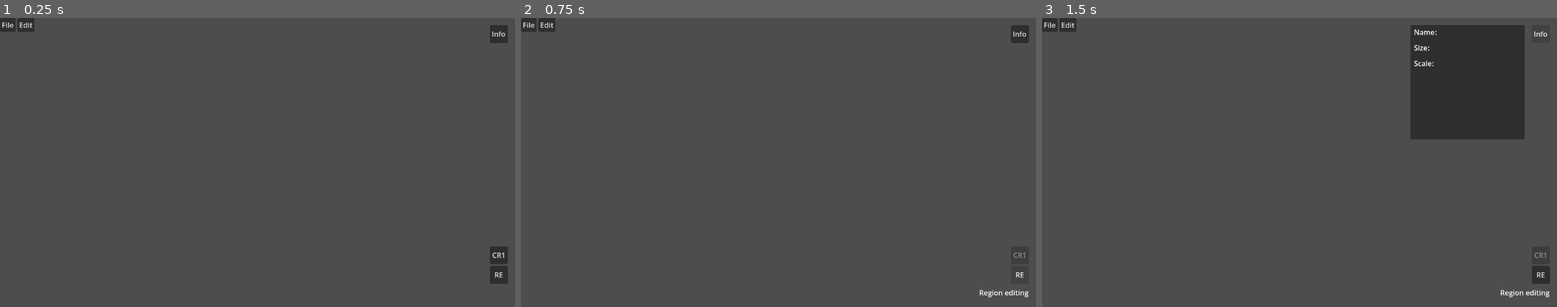
Above: before the commit, frames 1-3 (left to right).
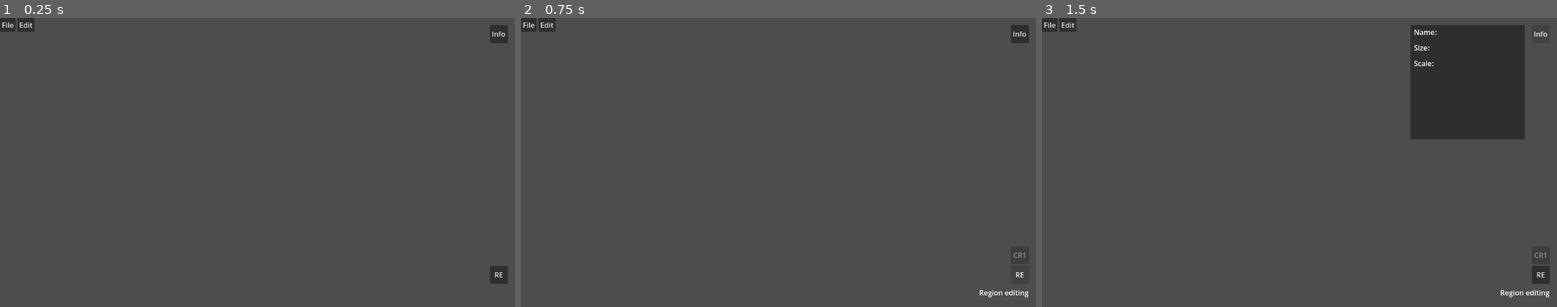
Above: after the commit, the same moments.

Repository: Vulpan/MapEngineS
Game: Godot game, scene res://scene/main.tscn
Same seed, same stepped clock (60 frames per second), same inputs: the game is played once before the commit and once after it.
Inputs:
- Up to frame 1 (0.25 s): no input
- Up to frame 2 (0.75 s): click "RE" at 0.5 s
- Up to frame 3 (1.5 s): click "Info" at 1.25 s

The runs differ from the first frame. In frame 1, 0.2% of the frame differs, in the area x 95-99%, y 79-86%; in frame 2, nothing differs; in frame 3, nothing differs.

Commit message:
map display fix

Diff:
--- a/scene/ui/create_new_region_container.gd
+++ b/scene/ui/create_new_region_container.gd
@@ -56,7 +56,12 @@
 
 	var reg_name = name_input_data_box.get_content()
 	var level = amd_level_input_number_data_box.get_content()
-	print(player.selected_cell_ids)
+
+	#TODO podzielic na regiony de jure i de facto
+	#for cell_id in player.selected_cell_ids:
+		#var cell = map.map_data.get_cell(cell_id)
+		#cell.
+
 	map.create_region_for_selected_cell(
 		player.selected_cell_ids,
 		reg_name,
--- a/scripts/data/map_data.gd
+++ b/scripts/data/map_data.gd
@@ -299,14 +299,17 @@
 	var reg_off: PackedInt32Array = d.get("reg_off", PackedInt32Array())
 	var reg_meta: Array = d.get("reg_meta", [])
 	for i in range(reg_ids.size()):
+		# Guard'y: zapisy ze starszych wersji mogą nie mieć tablic poziomów
+		# ani kolorów — bez tego reg_red[i] itd. wyrzuca "Out of bounds"
+		# i CAŁE regiony znikają przy wczytaniu.
 		var r := RegionData.new(
 			reg_ids[i],
 			reg_names[i],
-			reg_levels[i],
-			reg_parents[i],
-			reg_red[i],
-			reg_green[i],
-			reg_blue[i]
+			reg_levels[i] if i < reg_levels.size() else -1,
+			reg_parents[i] if i < reg_parents.size() else -1,
+			reg_red[i] if i < reg_red.size() else 0.0,
+			reg_green[i] if i < reg_green.size() else 0.0,
+			reg_blue[i] if i < reg_blue.size() else 0.0
 		)
 		var rs := reg_off[i]
 		var re := reg_off[i + 1]
--- a/scripts/map/map.gd
+++ b/scripts/map/map.gd
@@ -35,6 +35,14 @@
 ## (komórki lądowe bez regionu lub z regionu innego poziomu są ukrywane;
 ## woda pozostaje widoczna jako tło mapy).
 @export var visible_admin_level := 0
+## Automatyczne łatanie "szczelin" lądu — fragmentów maski lądu, do których
+## nie dociera żadna komórka lądowa (cienkie cyple/przesmyki bez site'u lądu).
+## Bez tego takie miejsca renderują się jak woda, nie da się ich kliknąć
+## ani przypisać do regionu (wcięcia w trybie administracyjnym).
+@export var patch_land_slivers := true
+## Minimalne pole (px²) szczeliny lądu, która jest łataną (mniejsze są
+## niewidoczne i pomijane).
+@export var land_sliver_min_area := 150.0
 
 @export var point_radius := 3.0
 @export var remove_radius := 20.0
@@ -143,6 +151,8 @@
 
 	_generate_initial_cells(initial_points_count)
 	rebuild_geometry_from_map_data()
+	if patch_land_slivers:
+		_patch_land_slivers()
 	update_layers()
 	queue_redraw()
 
@@ -499,6 +509,240 @@
 	chunk_render_layer.rebuild_all()
 	_queue_water_redraw()
 	update_layers()
+
+
+func _point_in_any_land_polygon(p: Vector2) -> bool:
+	for lp in land_mask_processor.land_polygons:
+		if lp.size() >= 3 and Geometry2D.is_point_in_polygon(p, lp):
+			return true
+	return false
+
+
+## Łata "szczeliny" lądu: fragmenty maski lądu niepokryte przez ŻADNĄ komórkę
+## lądową (cienkie cyple/przesmyki, w które nie trafił żaden site lądu — site
+## wodny "wygrywa" Voronoi). Takie miejsca renderują się jak woda, nie da się
+## ich kliknąć ani przypisać do regionu — w trybie administracyjnym robią
+## charakterystyczne wcięcia w granicach regionów.
+## Detekcja: sampling maski lądu (co land_sliver_stride px) i sprawdzenie,
+## czy punkt pokrywa poligon którejś komórki LĄDOWEJ; dla niepokrytych
+## punktów dodajemy site'y lądu i przebudowujemy geometrię.
+## Zwraca liczbę dodanych komórek.
+func _patch_land_slivers(max_passes: int = 3) -> int:
+	if not use_land_mask or land_mask_processor == null:
+		return 0
+	var total := 0
+	var failed: Array[Vector2] = []
+	const STRIDE := 16.0
+	const MIN_SPACING := 12.0
+	const MAX_TOTAL := 200
+	const G := 64.0
+
+	for _pass in range(max_passes):
+		if total >= MAX_TOTAL:
+			push_warning("Land sliver patch: osiągnięto limit %d nowych komórek" % MAX_TOTAL)
+			break
+
+		# Indeks bbox poligonów komórek lądu (pokrycie sprawdzamy tylko wobec nich).
+		var grid := {}
+		for cell_id in map_data.cells.keys():
+			var cell: CellData = map_data.cells[cell_id]
+			if cell.domain != CellData.DOMAIN_LAND or cell.polygon.size() < 3:
+				continue
+			var r := Rect2(cell.polygon[0], Vector2())
+			for v in cell.polygon:
+				r = r.expand(v)
+			for gy in range(int(r.position.y / G), int(r.end.y / G) + 1):
+				for gx in range(int(r.position.x / G), int(r.end.x / G) + 1):
+					var k := Vector2i(gx, gy)
+					if not grid.has(k):
+						grid[k] = []
+					grid[k].append(cell_id)
+
+		# Sampling: punkty lądu, których nie pokrywa żadna komórka lądu.
+		# Weryfikacja wobec POLIGONÓW maski (nie tylko bitmapy sample_domain —
+		# na subpikselowych granicach bitmapa i poligon mogą się rozjechać,
+		# a site poza poligonem komponentu dostaje po clipie pusty poligon).
+		var raw: Array = []   # [punkt, komponent]
+		var y := STRIDE * 0.5
+		while y < bounds.size.y:
+			var x := STRIDE * 0.5
+			while x < bounds.size.x:
+				var p := Vector2(x, y)
+				if land_mask_processor.sample_domain(p) == CellData.DOMAIN_LAND:
+					var covered := false
+					for id in grid.get(Vector2i(int(x / G), int(y / G)), []):
+						if Geometry2D.is_point_in_polygon(p, map_data.cells[id].polygon):
+							covered = true
+							break
+					if not covered:
+						for i in range(land_mask_processor.land_polygons.size()):
+							var lp: PackedVector2Array = land_mask_processor.land_polygons[i]
+							if lp.size() >= 3 and Geometry2D.is_point_in_polygon(p, lp):
+								raw.append([p, i])
+								break
+				x += STRIDE
+			y += STRIDE
+
+		if raw.is_empty():
+			break
+
+		# Dedupe (min. odstęp) + tworzenie komórek lądu w szczelinach.
+		var added: Array[Vector2] = []
+		var added_comp: Array[int] = []
+		for entry in raw:
+			if total + added.size() >= MAX_TOTAL:
+				break
+			var p: Vector2 = entry[0]
+			if site_index.has_point_within(p, 1.0):
+				continue
+			var too_close := false
+			for q in added:
+				if p.distance_squared_to(q) < MIN_SPACING * MIN_SPACING:
+					too_close = true
+					break
+			if not too_close:
+				for q in failed:
+					if p.distance_squared_to(q) < MIN_SPACING * MIN_SPACING:
+						too_close = true
+						break
+			if too_close:
+				continue
+			added.append(p)
+			added_comp.append(entry[1])
+
+		if added.is_empty():
+			break
+
+		for idx in range(added.size()):
+			var new_cell := map_data.create_cell(added[idx])
+			new_cell.domain = CellData.DOMAIN_LAND
+			new_cell.component_id = added_comp[idx]
+			new_cell.is_land = true
+			new_cell.is_water = false
+			new_cell.meta["sliver_patch"] = true
+			total += 1
+
+		# Pełna przebudowa nadpisuje poligony i przebudowuje cache.
+		rebuild_geometry_from_map_data()
+
+		# Sprzątanie: łatki, których poligon i tak został wycięty (pusty),
+		# usuwamy — zostawiłyby martwe, nieklikalne komórki. Ich site'y
+		# trafiają na blokadę, żeby następny pass nie dodał ich ponownie.
+		var purge := 0
+		for cell_id in map_data.cells.keys().duplicate():
+			var c: CellData = map_data.cells[cell_id]
+			if c.meta.get("sliver_patch", false) and c.polygon.size() < 3:
+				failed.append(c.site)
+				map_data.remove_cell(cell_id)
+				purge += 1
+		if purge > 0:
+			total -= purge
+			rebuild_geometry_from_map_data()
+
+	# ── FAZA 2: dziury w teselacji po stronie Wody ──
+	# Komórki lądowe są przycinane do poligonu lądu; obszar maski-wody, do którego
+	# nie sięga żaden site wody, nie należy więc do ŻADNEJ komórki (nieklikalne
+	# "nic", dziura w renderze wody i wcięcia granic przy wybrzeżu — typowe
+	# w zapisach po edycjach). Dodajemy site'y wody w takich miejscach.
+	# Dwa przebiegi: siatka 16px (duże dziury), potem 8px (mikro-dziury przy
+	# wybrzeżu, którymi zajmujemy się dopiero po zbudowaniu grobli z passu 1).
+	var wstrides: Array[float] = [16.0, 8.0]
+	var wstride_idx := 0
+	while wstride_idx < wstrides.size():
+		var wstride: float = wstrides[wstride_idx]
+		wstride_idx += 1
+		if total >= MAX_TOTAL:
+			break
+
+		var grid_all := {}
+		for cell_id in map_data.cells.keys():
+			var cell: CellData = map_data.cells[cell_id]
+			if cell.polygon.size() < 3:
+				continue
+			var rb := Rect2(cell.polygon[0], Vector2())
+			for v in cell.polygon:
+				rb = rb.expand(v)
+			for gy in range(int(rb.position.y / G), int(rb.end.y / G) + 1):
+				for gx in range(int(rb.position.x / G), int(rb.end.x / G) + 1):
+					var kk := Vector2i(gx, gy)
+					if not grid_all.has(kk):
+						grid_all[kk] = []
+					grid_all[kk].append(cell_id)
+
+		var wraw: Array = []
+		var wy := wstride * 0.5
+		while wy < bounds.size.y:
+			var wx := wstride * 0.5
+			while wx < bounds.size.x:
+				var p := Vector2(wx, wy)
+				var dom := land_mask_processor.sample_domain(p)
+				# "Ziemia niczyja": punkt niepokryty przez ŻADNĄ komórkę. Site lądu
+				# ma sens tylko wewnątrz poligonu lądu (inaczej clip go wyzeruje);
+				# poza nim (rozjazd bitmapy i poligonów na wybrzeżu) dziurę łacze
+				# site'em WODY — woda nie jest przycinana, a ląd rysuje się i tak
+				# na wierzchu, więc takie wypełnienie jest zawsze bezpieczne.
+				if dom == CellData.DOMAIN_WATER or not _point_in_any_land_polygon(p):
+					var covered := false
+					for id in grid_all.get(Vector2i(int(wx / G), int(wy / G)), []):
+						if Geometry2D.is_point_in_polygon(p, map_data.cells[id].polygon):
+							covered = true
+							break
+					if not covered:
+						wraw.append(p)
+				wx += STRIDE
+			wy += STRIDE
+
+		if wraw.is_empty():
+			continue   # spróbuj drobniejszej siatki (ostatni pass zakończy pętlę)
+
+		var wadded: Array[Vector2] = []
+		for p in wraw:
+			if total >= MAX_TOTAL:
+				break
+			if site_index.has_point_within(p, 1.0):
+				continue
+			var too_close := false
+			for q in wadded:
+				if p.distance_squared_to(q) < MIN_SPACING * MIN_SPACING:
+					too_close = true
+					break
+			if not too_close:
+				for q in failed:
+					if p.distance_squared_to(q) < MIN_SPACING * MIN_SPACING:
+						too_close = true
+						break
+			if too_close:
+				continue
+			wadded.append(p)
+
+		if wadded.is_empty():
+			continue
+
+		for site in wadded:
+			var new_cell := map_data.create_cell(site)
+			new_cell.domain = CellData.DOMAIN_WATER
+			new_cell.component_id = land_mask_processor.find_component_for_point(site, CellData.DOMAIN_WATER)
+			new_cell.is_land = false
+			new_cell.is_water = true
+			new_cell.meta["sliver_patch"] = true
+			total += 1
+
+		rebuild_geometry_from_map_data()
+
+		var wpurge := 0
+		for cell_id in map_data.cells.keys().duplicate():
+			var c: CellData = map_data.cells[cell_id]
+			if c.meta.get("sliver_patch", false) and c.polygon.size() < 3:
+				failed.append(c.site)
+				map_data.remove_cell(cell_id)
+				wpurge += 1
+		if wpurge > 0:
+			total -= wpurge
+			rebuild_geometry_from_map_data()
+
+	if total > 0:
+		print("Land sliver patch: dodano komórek (ląd+woda): ", total)
+	return total
 
 
 func _rebuild_component_cached_cells() -> void:
@@ -939,6 +1183,8 @@
 
 	setup_layers()
 	rebuild_geometry_from_map_data()
+	if patch_land_slivers:
+		_patch_land_slivers()
 
 	selected_cell_id = -1
 	selected_region_id = -1
--- a/scripts/ui/bottom_right_menu.gd
+++ b/scripts/ui/bottom_right_menu.gd
@@ -12,10 +12,12 @@
 
 
 @onready var create_new_region_container: CreateNewRegionContainer = $"../CreateNewRegionContainer"
+@onready var region_editing_buttons_box: VBoxContainer = $VBox/VBoxTop/RegionEditingButtonsBox
 
 
 func _ready() -> void:
 	player.state_changed.connect(_on_player_state_change)
+	region_editing_buttons_box.hide()
 
 
 func _process(_delta: float) -> void:
@@ -41,7 +43,14 @@
 
 
 func _on_region_editing_button_pressed() -> void:
-	player.set_state(Player.State.REGION_EDITING)
+	var st = player.get_state()
+	if st == Player.State.REGION_EDITING:
+		player.set_state(Player.State.IDLE)
+		region_editing_buttons_box.hide()
+		player.selected_cell_ids.clear()
+	else:
+		player.set_state(Player.State.REGION_EDITING)
+		region_editing_buttons_box.show()
 
 
 func _on_create_first_level_region_button_pressed() -> void:
